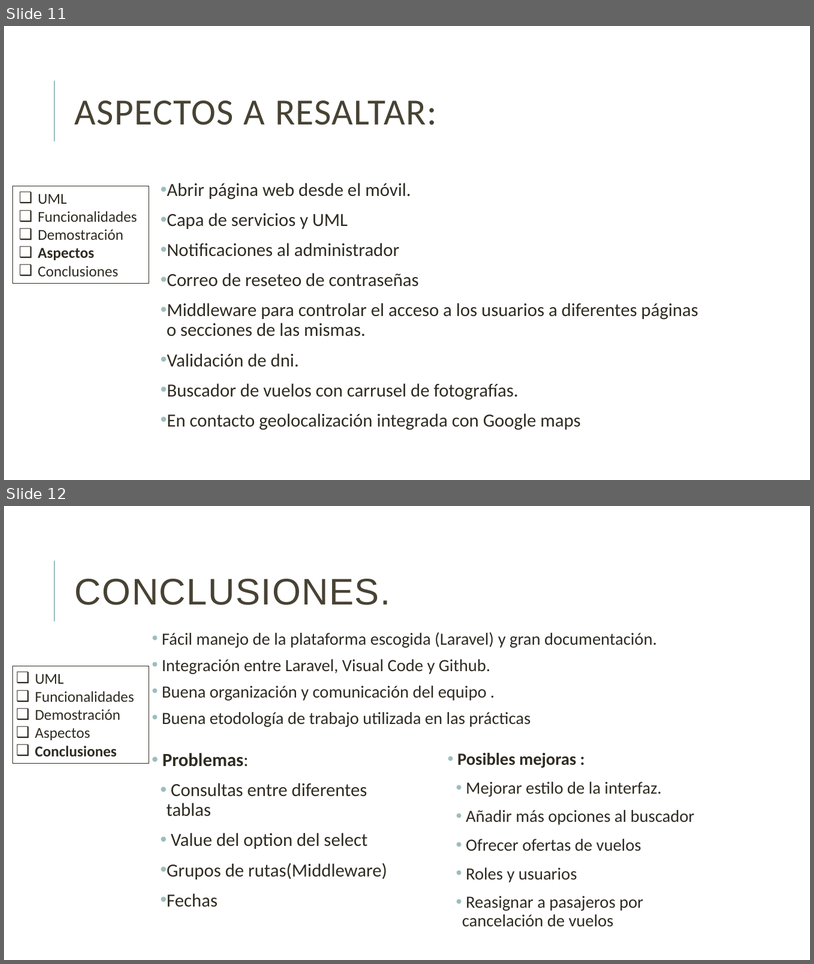
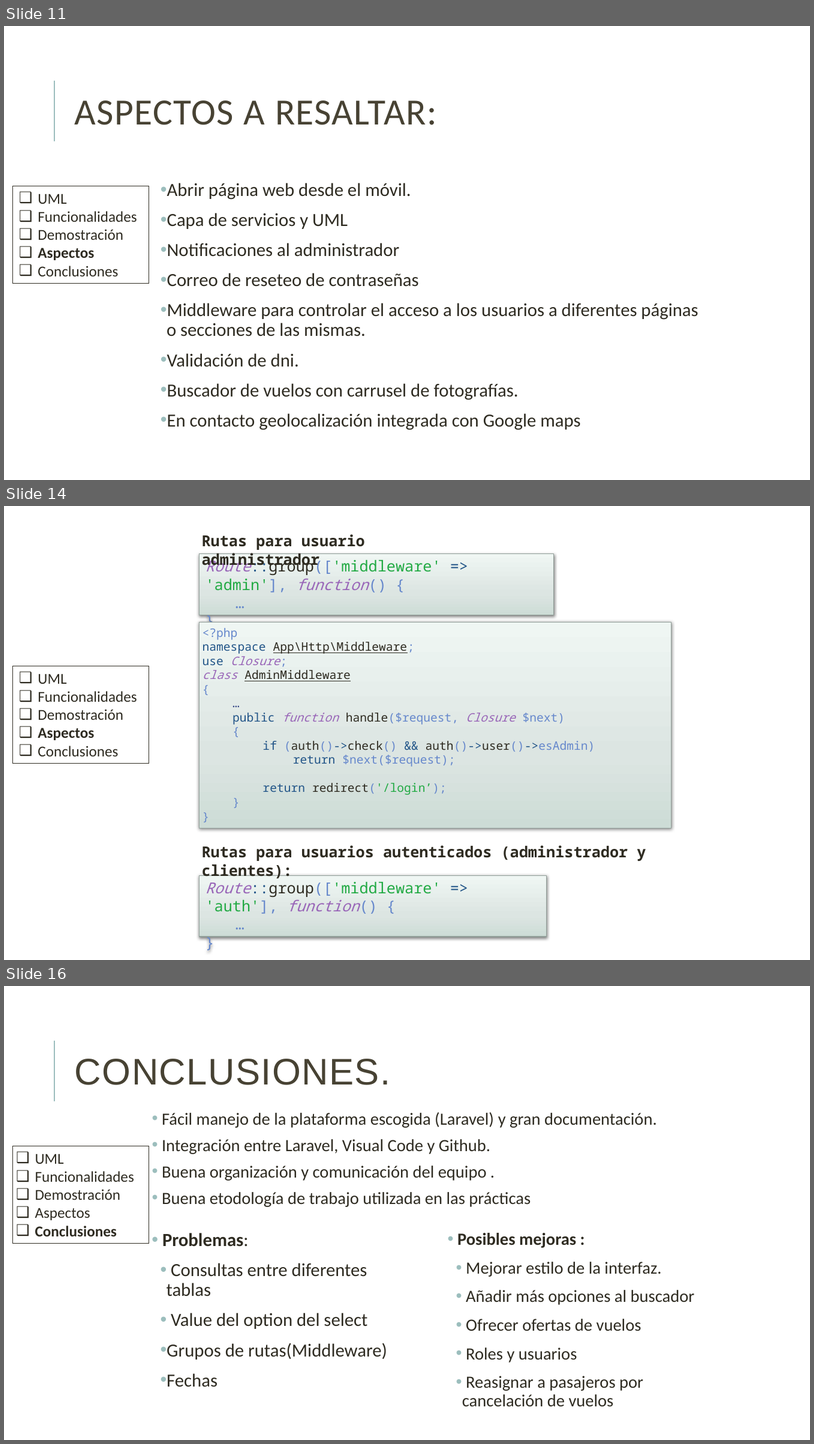
Before and after one commit to danielallhoff/M17-G4-AirDSS, a slide deck: AIRDSS.pptx. Shown one above the other, each under a label of ours: slides 11 and 12 before the commit, slides 11, 14 and 16 after it; the slides between them are not shown. The pictures are 814x964 and 814x1444 pixels, drawn with LibreOffice and Linux fonts; fonts in the diff are those of the drawing. Boxes give left, top, right and bottom in pixels: in the first picture for what was removed or moved away, otherwise in the second. Text is boxed around its words. In the diff, an @@ line names an element or a change of style, - is before the commit and + after.

```diff
--- a/AIRDSS.pptx
+++ b/AIRDSS.pptx
@@ slide 14 added at <box>4,506,810,960</box>, background #FFFFFF @@
@@ text added at <box>202,534,365,568</box>, 18 pt, text #2E2B21, bold @@
+Rutas para usuario administrador
@@ rectangle added at <box>200,554,554,615</box>, fill gradient #CEDCD6 to #DCE6E2 to #F1F5F4, outline #91A09A 0.75 pt, 18 pt, text #22AA44 @@
+Route::group(['middleware' => 'admin'], function() {
+…
+}
@@ rectangle added at <box>200,622,672,828</box>, fill gradient #CEDCD6 to #DCE6E2 to #F1F5F4, outline #91A09A 0.75 pt, 14 pt, text #2E2B21 @@
+<?php
+namespace App\Http\Middleware;
+use Closure;
+class AdminMiddleware
+{
+…
+  public function handle($request, Closure $next)
+  {
+    if (auth()->check() && auth()->user()->esAdmin)
+    return $next($request);
+    return redirect('/login’);
+  }
+}
@@ rectangle added at <box>13,666,149,764</box>, outline #2E2B21 0.75 pt, 18 pt, text #2E2B21 @@
+❑ UML
+❑ Funcionalidades
+❑ Demostración
+❑ Aspectos
+❑ Conclusiones
@@ text added at <box>202,845,646,878</box>, 18 pt, text #2E2B21, bold @@
+Rutas para usuarios autenticados (administrador y clientes):
@@ rectangle added at <box>200,875,546,936</box>, fill gradient #CEDCD6 to #DCE6E2 to #F1F5F4, outline #91A09A 0.75 pt, 18 pt, text #22AA44 @@
+Route::group(['middleware' => 'auth'], function() {
+…
+}
@@ what was slide 12 is now slide 16 @@
```
Also in this commit, not shown: 1 slide changed, 3 other slides added.
